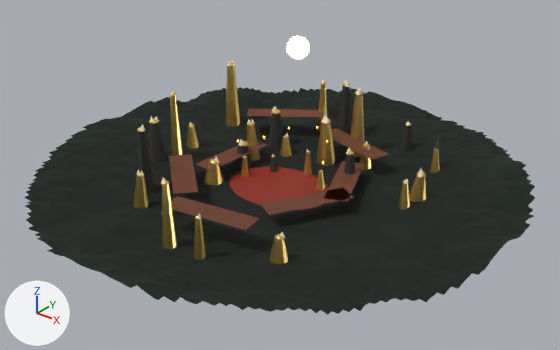
The glTF model public/models/env_tianmu.glb: old version first, new version second.
Camera for both pictures: a camera (50 mm lens) standing at (132.3, -165.2, 98.6) and looking at (3.2, -3.8, -1.5). The lights are fixed; the arrows at lower left show +X, +Y and +Z. The first picture is the older version. Where no turn or scale is listed for an object, it has been applied to the vertices. Vertices at exactly the same position are counted once.

The scene before the commit, as lines of its bpy script (objects in view):
```python
me_basin = bpy.data.meshes.new('basin')
me_basin.from_pydata(...)  # 5672 vertices, 11010 faces; spans x -72.0..72.0, y -72.0..72.0, z -4.1..4.1
me_basin.materials.append(mat_palettematerial005)
me_circle = bpy.data.meshes.new('Circle')
me_circle.from_pydata(...)  # 64 vertices, 62 faces; spans x -17.0..17.0, y -13.0..13.0, z 0.0
me_circle.materials.append(mat_palettematerial002)
me_cone = bpy.data.meshes.new('Cone')
me_cone.from_pydata(...)  # 1927 vertices, 3656 faces; spans x -42.3..42.3, y -47.4..47.4, z -12.8..12.8
me_cone.materials.append(mat_palettematerial002)
me_cone_001 = bpy.data.meshes.new('Cone.001')
me_cone_001.from_pydata(...)  # 368 vertices, 552 faces; spans x -41.2..41.2, y -46.5..46.5, z -10.7..10.7
me_cone_001.materials.append(mat_palettematerial002)
me_plane = bpy.data.meshes.new('Plane')
me_plane.from_pydata(...)  # 28 vertices, 14 faces; spans x -30.8..30.8, y -42.2..42.2, z -2.2..2.2
me_plane.materials.append(mat_palettematerial003)
me_sphere_029 = bpy.data.meshes.new('Sphere.029')
me_sphere_029.from_pydata(...)  # a UV sphere (24 segments, 14 rings, poles along z) spanning x -4.0..4.0, y -4.0..4.0, z -4.0..4.0
me_sphere_029.materials.append(mat_palettematerial004)
ob_env_mist = bpy.data.objects.new('env_mist', me_plane)
ob_env_mist.location = (-4.0, -0.9, -0.8)
ob_env_moon = bpy.data.objects.new('env_moon', me_sphere_029)
ob_env_moon.location = (-24.0, 40.0, 22.0)
ob_env_peak = bpy.data.objects.new('env_peak', me_cone)
ob_env_peak.location = (-1.8, -2.4, 4.3)
ob_env_pine = bpy.data.objects.new('env_pine', me_cone_001)
ob_env_pine.location = (-1.7, -2.3, 7.5)
ob_env_terrain_vc = bpy.data.objects.new('env_terrain_vc', me_basin)
ob_env_terrain_vc.location = (0.0, 0.0, -4.1)
ob_env_water = bpy.data.objects.new('env_water', me_circle)
ob_env_water.location = (0.0, 0.0, -7.9)
# also in view: 'env_peak_dark' at (-12.0, 7.5, 2.3)
```
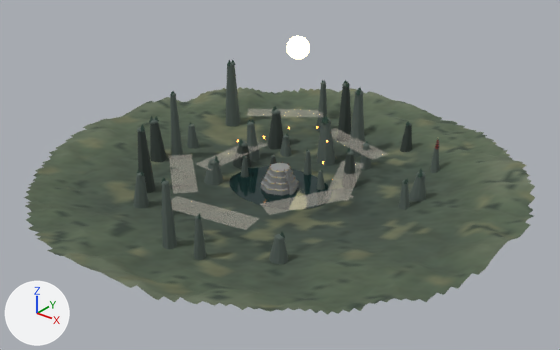
What differs and where, as boxes (x1, y1, x2, y2) in the pictures (560 x 350 px):
'env_cr_stone', added: after (261, 163, 299, 196)
'env_cr_gold', added: after (262, 169, 299, 191)
part 1 of me_plane, surface changed (brown): before (169, 109, 388, 230)
part 2 of me_cone, surface changed: (133, 62, 440, 264) in both
part 3 of me_cone_001, surface changed: (136, 60, 423, 238) in both
part 4 of me_basin, surface changed (lighter): (24, 87, 535, 315) in both
part 5 of me_circle, surface changed (red to black): (229, 166, 329, 210) in both

Patch to the scene script:
```diff
--- a/public/models/env_tianmu.glb.py
+++ b/public/models/env_tianmu.glb.py
@@ me_plane @@
 me_plane.from_pydata(...)  # 28 vertices, 14 faces; spans x -30.8..30.8, y -42.2..42.2, z -2.2..2.2
 # used by ob_env_mist; location = (-4.0, -0.9, -0.8)
+# me_plane part 1: texture (UV) coordinates of 14 of 14 faces, centred in x -22.4..24.6, y -36.9..33.3, z -2.2..2.2, changed; they spanned u 0.16..0.16, v 0.84..0.84 and now span u 0.34..0.34, v 0.66..0.66
 me_plane.materials.append(mat_palettematerial003)
@@ me_cone @@
 me_cone.from_pydata(...)  # 1927 vertices, 3656 faces; spans x -42.3..42.3, y -47.4..47.4, z -12.8..12.8
 # used by ob_env_peak; location = (-1.8, -2.4, 4.3)
+# me_cone part 2: 3656 kept faces spanning x -42.3..42.3, y -47.4..47.4, z -12.8..12.8 get new texture (UV) coordinates
 me_cone.materials.append(mat_palettematerial002)
@@ me_cone_001 @@
 me_cone_001.from_pydata(...)  # 368 vertices, 552 faces; spans x -41.2..41.2, y -46.5..46.5, z -10.7..10.7
 # used by ob_env_pine; location = (-1.7, -2.3, 7.5)
+# me_cone_001 part 3: texture (UV) coordinates of 552 of 552 faces, centred in x -40.9..41.0, y -46.4..46.4, z -10.7..9.4, changed; they spanned u 0.41..0.41, v 0.59..0.59 and now span u 0.59..0.59, v 0.41..0.41
 me_cone_001.materials.append(mat_palettematerial002)
@@ me_basin @@
 me_basin.from_pydata(...)  # 5672 vertices, 11010 faces; spans x -72.0..72.0, y -72.0..72.0, z -4.1..4.1
 # used by ob_env_terrain_vc; location = (0.0, 0.0, -4.1)
+# me_basin part 4: texture (UV) coordinates of 11010 of 11010 faces, centred in x -71.4..71.4, y -71.4..71.4, z -4.1..3.9, changed; they spanned u 0.59..0.59, v 0.41..0.41 and now span u 0.78..0.78, v 0.22..0.22
 me_basin.materials.append(mat_palettematerial005)
@@ me_circle @@
 me_circle.from_pydata(...)  # 64 vertices, 62 faces; spans x -17.0..17.0, y -13.0..13.0, z 0.0
 # used by ob_env_water; location = (0.0, 0.0, -7.9)
+# me_circle part 5: texture (UV) coordinates of 62 of 62 faces, centred in x -16.9..16.9, y -13.0..13.0, z 0.0, changed; they spanned u 0.66..0.66, v 0.34..0.34 and now span u 0.84..0.84, v 0.16..0.16
 me_circle.materials.append(mat_palettematerial002)
@@ me_cylinder_002 @@
+me_cylinder_002.from_pydata(...)  # 1792 vertices, 3472 faces; spans x -5.92..5.92, y -5.75..5.75, z -3.37..3.37
+me_cylinder_002.materials.append(mat_palettematerial002)
@@ me_torus @@
+me_torus.from_pydata(...)  # 128 vertices, 256 faces; spans x -5.83..5.83, y -5.83..5.83, z -2.58..2.58
+me_torus.materials.append(mat_palettematerial002)
@@ ob_env_cr_stone @@
+ob_env_cr_stone = bpy.data.objects.new('env_cr_stone', me_cylinder_002)
+ob_env_cr_stone.location = (0.2, 0.0, -4.6)
@@ ob_env_cr_gold @@
+ob_env_cr_gold = bpy.data.objects.new('env_cr_gold', me_torus)
+ob_env_cr_gold.location = (0.0, 0.0, -3.8)
```
